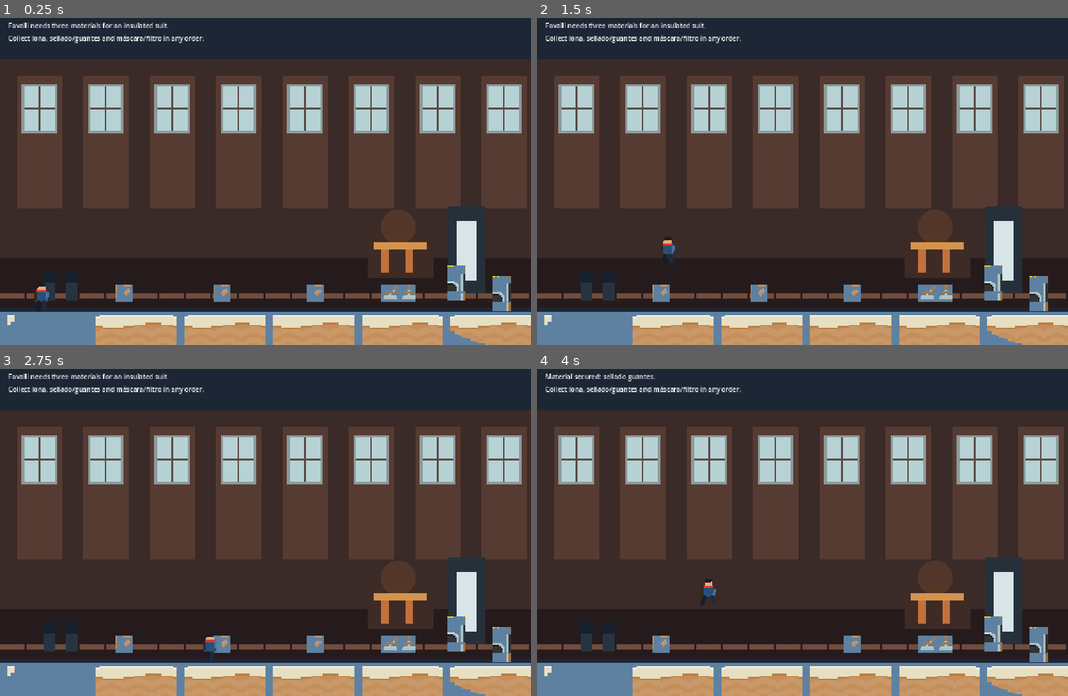
Above: before the commit, frames 1-4 (two rows, left to right).
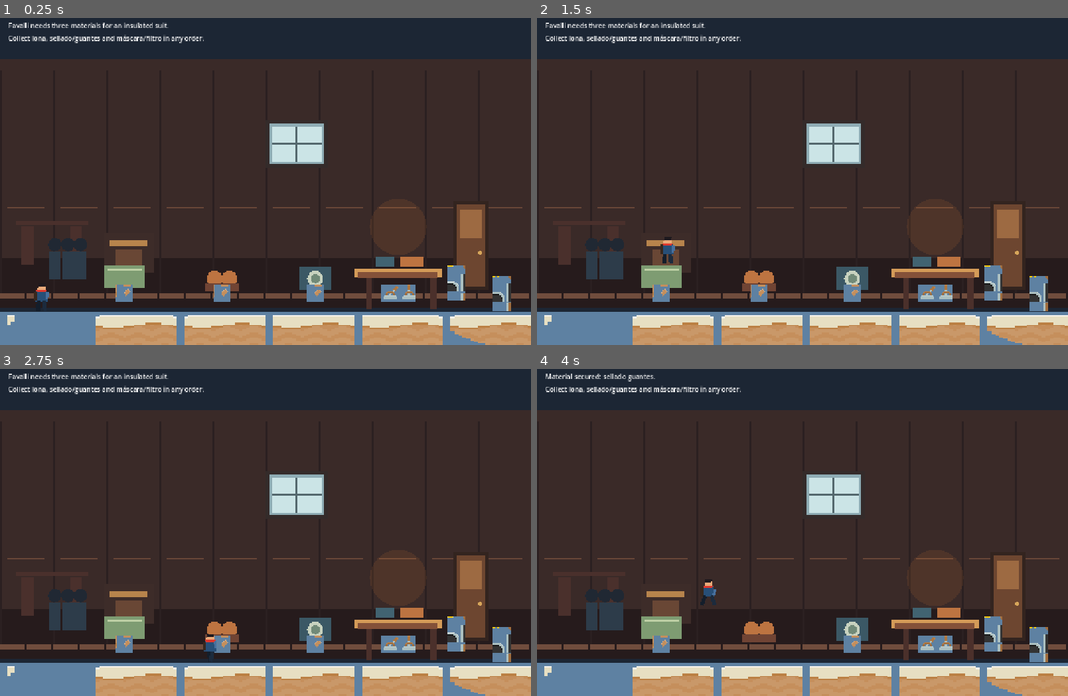
Above: after the commit, the same moments.

Repository: niconunez96/eternautaGame
Game: Godot game, scene res://scenes/app/main.tscn
The game is run twice, just before and just after one commit, with the same random seed, the same clock (stepped at 60 frames per second) and the same inputs.
Inputs (mouse positions are in pixels of both pictures, inside the frame that each line leads up to):
- Up to frame 1 (0.25 s): no input
- Up to frame 2 (1.5 s): tap Enter at 0.5 s; move the mouse to (919, 161) at 0.52 s; hold D (move_right) 0.53-1.25 s; tap K (interact) at 0.6 s; click (919, 161) at 0.67 s; tap Space (jump) at 0.77 s; drag from (696, 194) to (659, 292) at 1.27 s
- Up to frame 3 (2.75 s): move the mouse to (318, 457) at 2.02 s; hold D (move_right) from 2.03 s (still down); tap Alt at 2.1 s
- Up to frame 4 (4 s): release D (move_right) at 2.75 s; drag from (775, 597) to (850, 643) at 2.77 s; tap Space (jump) at 3.5, 3.77 s; move the mouse to (961, 581) at 3.52 s; hold A (move_left) from 3.53 s (still down); tap K (interact) at 3.6 s

The runs differ from the first frame. In frame 1, 33% of the frame differs, in the area x 1-100%, y 17-90%; in frame 2, 33%; in frame 3, 33%; in frame 4, 33%.

Commit message:
feat: enrich chalet composition

Diff:
--- a/scenes/world/chalet.tscn
+++ b/scenes/world/chalet.tscn
@@ -1,10 +1,11 @@
-[gd_scene load_steps=8 format=3]
+[gd_scene load_steps=9 format=3]
 
 [ext_resource type="Script" path="res://scripts/presentation/world_backdrop.gd" id="1_backdrop"]
 [ext_resource type="PackedScene" path="res://scenes/world/suit_material.tscn" id="1_material"]
 [ext_resource type="PackedScene" path="res://scenes/world/fabrication_station.tscn" id="2_station"]
 [ext_resource type="PackedScene" path="res://scenes/world/suit_exit.tscn" id="3_exit"]
 [ext_resource type="Texture2D" path="res://assets/kenney/characters/spritesheet.png" id="4_art"]
+[ext_resource type="Script" path="res://scripts/presentation/interior_prop.gd" id="5_prop"]
 
 [sub_resource type="RectangleShape2D" id="FloorShape"]
 size = Vector2(1280, 80)
@@ -38,6 +39,34 @@
 position = Vector2(1000, 560)
 energy = 0.45
 color = Color(1, 0.68, 0.34, 1)
+[node name="Door" type="Node2D" parent="Presentation"]
+position = Vector2(1135, 560)
+script = ExtResource("5_prop")
+role = "door"
+[node name="Window" type="Node2D" parent="Presentation"]
+position = Vector2(715, 315)
+script = ExtResource("5_prop")
+role = "window"
+[node name="Worktable" type="Node2D" parent="Presentation"]
+position = Vector2(960, 650)
+script = ExtResource("5_prop")
+role = "worktable"
+[node name="FamilySilhouette" type="Node2D" parent="Presentation"]
+position = Vector2(160, 600)
+script = ExtResource("5_prop")
+role = "family"
+[node name="CanvasRoll" type="Node2D" parent="Presentation"]
+position = Vector2(300, 635)
+script = ExtResource("5_prop")
+role = "canvas"
+[node name="GloveSeal" type="Node2D" parent="Presentation"]
+position = Vector2(535, 640)
+script = ExtResource("5_prop")
+role = "gloves"
+[node name="FilterCase" type="Node2D" parent="Presentation"]
+position = Vector2(760, 640)
+script = ExtResource("5_prop")
+role = "filter"
 
 [node name="MaterialLona" parent="." instance=ExtResource("1_material")]
 position = Vector2(300, 675)
--- /dev/null
+++ b/scripts/presentation/interior_prop.gd
@@ -0,0 +1,43 @@
+class_name InteriorProp
+extends Node2D
+
+@export_enum("door", "window", "worktable", "family", "canvas", "gloves", "filter") var role := "door"
+
+func _ready() -> void:
+	queue_redraw()
+
+func _draw() -> void:
+	match role:
+		"door":
+			draw_rect(Rect2(-42, -108, 84, 216), Color("33241f"))
+			draw_rect(Rect2(-34, -100, 68, 200), Color("6d4630"))
+			draw_rect(Rect2(-26, -88, 52, 70), Color("9d6a42"))
+			draw_circle(Vector2(22, 18), 5, Color("d7a65a"))
+		"window":
+			draw_rect(Rect2(-76, -58, 152, 116), Color("342b2a"))
+			draw_rect(Rect2(-66, -48, 132, 96), Color("8eacb4"))
+			draw_rect(Rect2(-60, -42, 120, 84), Color("cbe4e6"))
+			draw_line(Vector2(0, -42), Vector2(0, 42), Color("53676d"), 6.0)
+			draw_line(Vector2(-60, 0), Vector2(60, 0), Color("53676d"), 6.0)
+		"worktable":
+			draw_rect(Rect2(-105, -35, 210, 22), Color("d49b58"))
+			draw_rect(Rect2(-96, -26, 192, 14), Color("845139"))
+			for x in [-78, 78]:
+				draw_rect(Rect2(x, -12, 14, 74), Color("4b302b"))
+			draw_rect(Rect2(-54, -62, 44, 24), Color("416371"))
+			draw_rect(Rect2(4, -62, 58, 24), Color("bd7441"))
+		"family":
+			for x in [-28, 4, 34]:
+				draw_circle(Vector2(x, -42), 16, Color("202833"))
+				draw_rect(Rect2(x - 14, -25, 28, 66), Color("2d3c4a"))
+		"canvas":
+			draw_rect(Rect2(-48, -26, 96, 52), Color("7e9c72"))
+			draw_line(Vector2(-42, -16), Vector2(42, -16), Color("bed0a5"), 4.0)
+		"gloves":
+			draw_circle(Vector2(-18, 0), 19, Color("bd7441"))
+			draw_circle(Vector2(18, 0), 19, Color("bd7441"))
+			draw_rect(Rect2(-42, 12, 84, 18), Color("704434"))
+		"filter":
+			draw_rect(Rect2(-38, -28, 76, 56), Color("3b5865"))
+			draw_circle(Vector2(0, 0), 19, Color("c8d2bf"))
+			draw_circle(Vector2(0, 0), 11, Color("718a78"))
--- a/scripts/presentation/world_backdrop.gd
+++ b/scripts/presentation/world_backdrop.gd
@@ -16,24 +16,18 @@
 	draw_rect(Rect2(0, 0, 1280, 800), Color("1c2634"))
 	draw_rect(Rect2(0, 110, 1280, 580), Color("3a2a28"))
 	draw_rect(Rect2(0, 590, 1280, 120), Color("261b1c"))
-	for x in range(40, 1280, 160):
-		draw_rect(Rect2(x, 150, 110, 320), Color("563b32"))
-		draw_rect(Rect2(x + 12, 170, 86, 120), Color("8c9a9b"))
-		draw_rect(Rect2(x + 18, 176, 74, 108), Color("b7d2d4"))
-		draw_line(Vector2(x + 55, 176), Vector2(x + 55, 284), Color("5b4a46"), 4.0)
-		draw_line(Vector2(x + 18, 230), Vector2(x + 92, 230), Color("5b4a46"), 4.0)
+	for x in range(0, 1280, 128):
+		draw_rect(Rect2(x, 138, 6, 540), Color("2b2021"))
+		draw_line(Vector2(x + 18, 470), Vector2(x + 108, 470), Color("684638"), 3.0)
 	for x in range(0, 1280, 64):
 		draw_rect(Rect2(x, 675, 60, 12), Color("704d3d"))
-	draw_rect(Rect2(885, 535, 160, 105), Color("3f2b25"))
-	draw_rect(Rect2(902, 552, 126, 18), Color("d3944e"))
-	draw_rect(Rect2(920, 570, 18, 55), Color("c2713d"))
-	draw_rect(Rect2(978, 570, 18, 55), Color("c2713d"))
-	draw_circle(Vector2(960, 515), 42, Color(1.0, 0.55, 0.2, 0.12))
-	for x in [120, 172]:
-		draw_circle(Vector2(x, 640), 20, Color("17202a"))
-		draw_rect(Rect2(x - 14, 650, 28, 42), Color("263442"))
-	draw_rect(Rect2(1080, 465, 90, 210), Color("26303b"))
-	draw_rect(Rect2(1100, 500, 50, 145), Color("d7e5e8"))
+	draw_rect(Rect2(38, 500, 175, 12), Color("4a302c"))
+	draw_rect(Rect2(52, 515, 30, 92), Color("4a302c"))
+	draw_rect(Rect2(168, 515, 30, 92), Color("4a302c"))
+	draw_rect(Rect2(250, 530, 120, 95), Color("3d2c29"))
+	draw_rect(Rect2(264, 546, 92, 16), Color("b7844c"))
+	draw_rect(Rect2(278, 570, 64, 40), Color("694735"))
+	draw_circle(Vector2(960, 515), 68, Color(1.0, 0.55, 0.2, 0.10))
 
 func _draw_street() -> void:
 	draw_rect(Rect2(0, 0, 1280, 800), Color("172633"))
--- a/tests/integration/test_main_scene.gd
+++ b/tests/integration/test_main_scene.gd
@@ -16,6 +16,13 @@
 	assert_not_null(instance.get_node_or_null("Player/Camera2D"))
 	assert_not_null(instance.get_node_or_null("Chalet/Presentation"))
 	assert_not_null(instance.get_node_or_null("Chalet/Presentation/Backdrop"))
+	assert_not_null(instance.get_node_or_null("Chalet/Presentation/Door"))
+	assert_not_null(instance.get_node_or_null("Chalet/Presentation/Window"))
+	assert_not_null(instance.get_node_or_null("Chalet/Presentation/Worktable"))
+	assert_not_null(instance.get_node_or_null("Chalet/Presentation/FamilySilhouette"))
+	assert_not_null(instance.get_node_or_null("Chalet/Presentation/CanvasRoll"))
+	assert_not_null(instance.get_node_or_null("Chalet/Presentation/GloveSeal"))
+	assert_not_null(instance.get_node_or_null("Chalet/Presentation/FilterCase"))
 	assert_null(instance.get_node_or_null("Chalet/RoomLabels"))
 	assert_not_null(instance.get_node_or_null("Chalet/MaterialLona"))
 	assert_not_null(instance.get_node_or_null("Chalet/MaterialSelladoGuantes"))
Not shown, added: scripts/presentation/interior_prop.gd.uid
